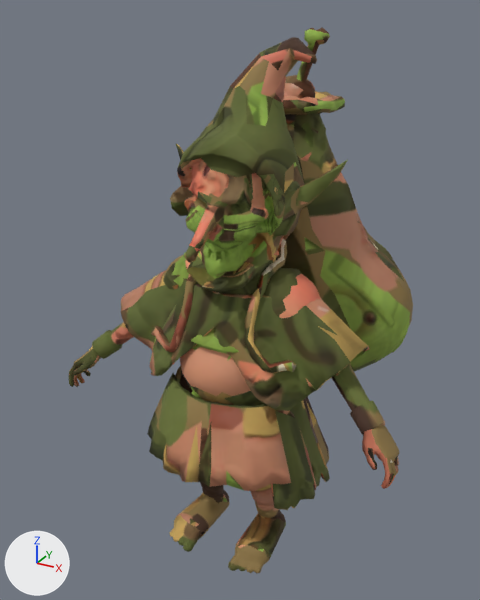
The glTF model public/assets/models/enemy_thief_green.glb: old version first, new version second.
Rendered twice from a camera (50 mm lens) standing at (0.656, -1.179, 1.231) and looking at (-0.059, 0.12, 0.581). Lighting does not change. The marker at lower left points along +X, +Y and +Z. The first picture is the older version. Vertices at exactly the same position are counted once.

Objects in the first picture: 'enemy_thief_green_mesh'.
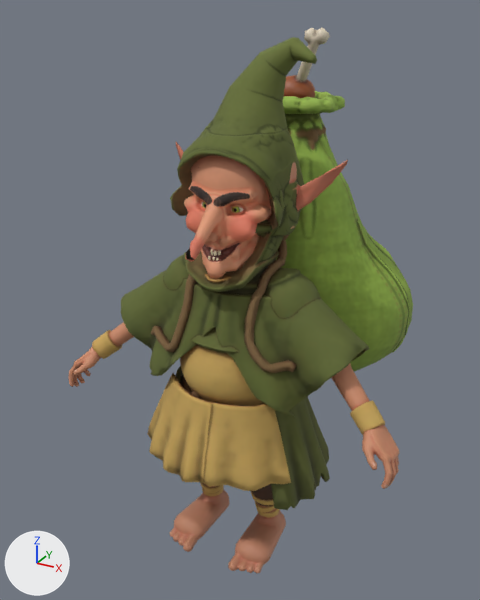
Changed parts and their boxes (x1, y1, x2, y2) in the pictures (480 x 600 px; the box of a moved part takes in the faces that stretch with it):
part 1 of me_enemy_thief_green_mesh, moved or reshaped: (170, 53, 348, 288) in both
part 2 of me_enemy_thief_green_mesh, moved or reshaped: (184, 494, 278, 571) in both
part 3 of me_enemy_thief_green_mesh, surface changed: (68, 27, 413, 573) in both

Edits to the bpy script that builds the scene:
```text
Change me_enemy_thief_green_mesh:
    used by ob_enemy_thief_green_mesh; location = (0.0, 0.0, 0.0)
    remove me_enemy_thief_green_mesh.from_pydata(...)  # 6544 vertices, 13128 faces; spans x -0.415..0.415, y -0.202..0.523, z 0.0..1.193
    add me_enemy_thief_green_mesh.from_pydata(...)  # 6716 vertices, 13428 faces; spans x -0.415..0.415, y -0.202..0.523, z 0.0..1.193
    me_enemy_thief_green_mesh part 1: 42 vertices moved from x -0.206..0.108, y -0.185..0.15, z 0.71..1.002 to x -0.206..0.108, y -0.183..0.152, z 0.71..0.999; 202 vertices removed from x -0.193..0.199, y -0.193..0.166, z 0.323..1.136; 202 vertices added at x -0.208..0.204, y -0.193..0.166, z 0.323..1.137
    me_enemy_thief_green_mesh part 2: 4 vertices moved from x -0.101..0.097, y 0.025..0.063, z 0.0..0.001 to x -0.101..0.092, y 0.027..0.063, z 0.0; 12 vertices removed from x -0.125..0.135, y -0.141..0.071, z 0.001..0.117; 19 vertices added at x -0.126..0.135, y -0.143..0.07, z 0.001..0.117
    me_enemy_thief_green_mesh part 3: 12121 kept faces spanning x -0.415..0.415, y -0.202..0.523, z 0.0..1.193 get new texture (UV) coordinates
    other edits to the shape of me_enemy_thief_green_mesh do not show in these pictures
```
